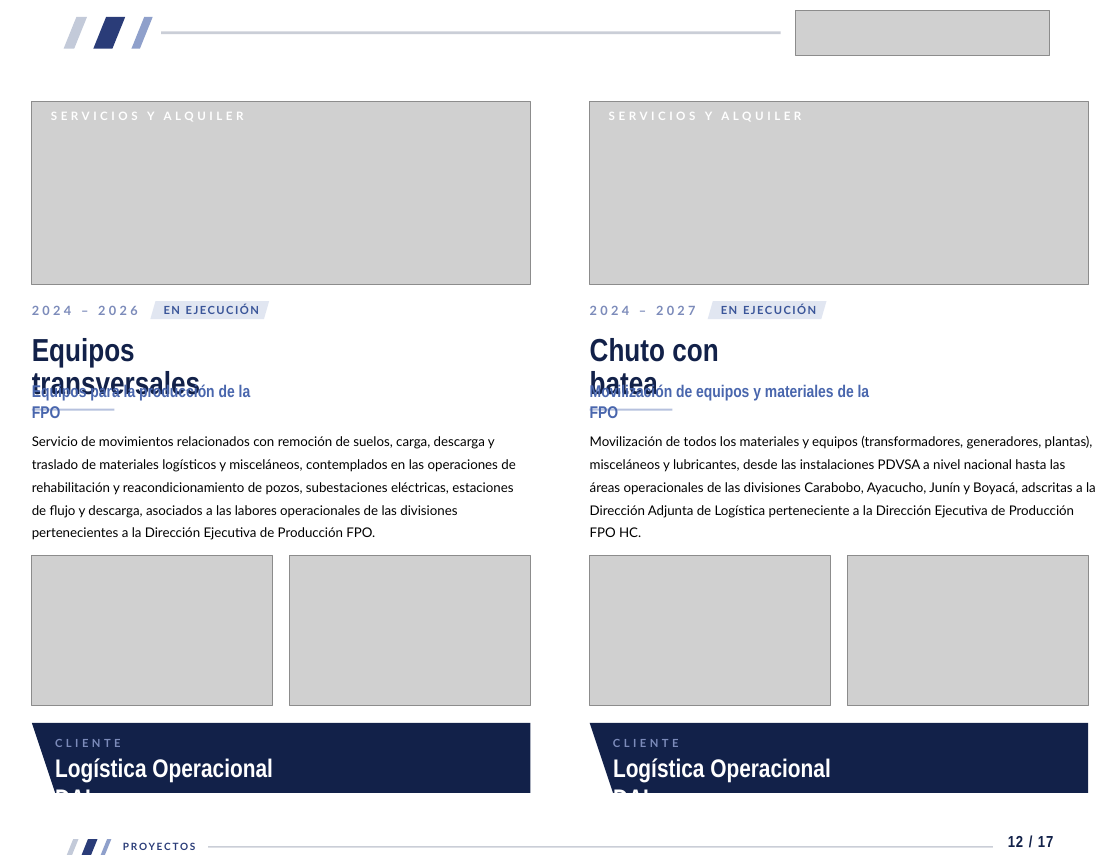
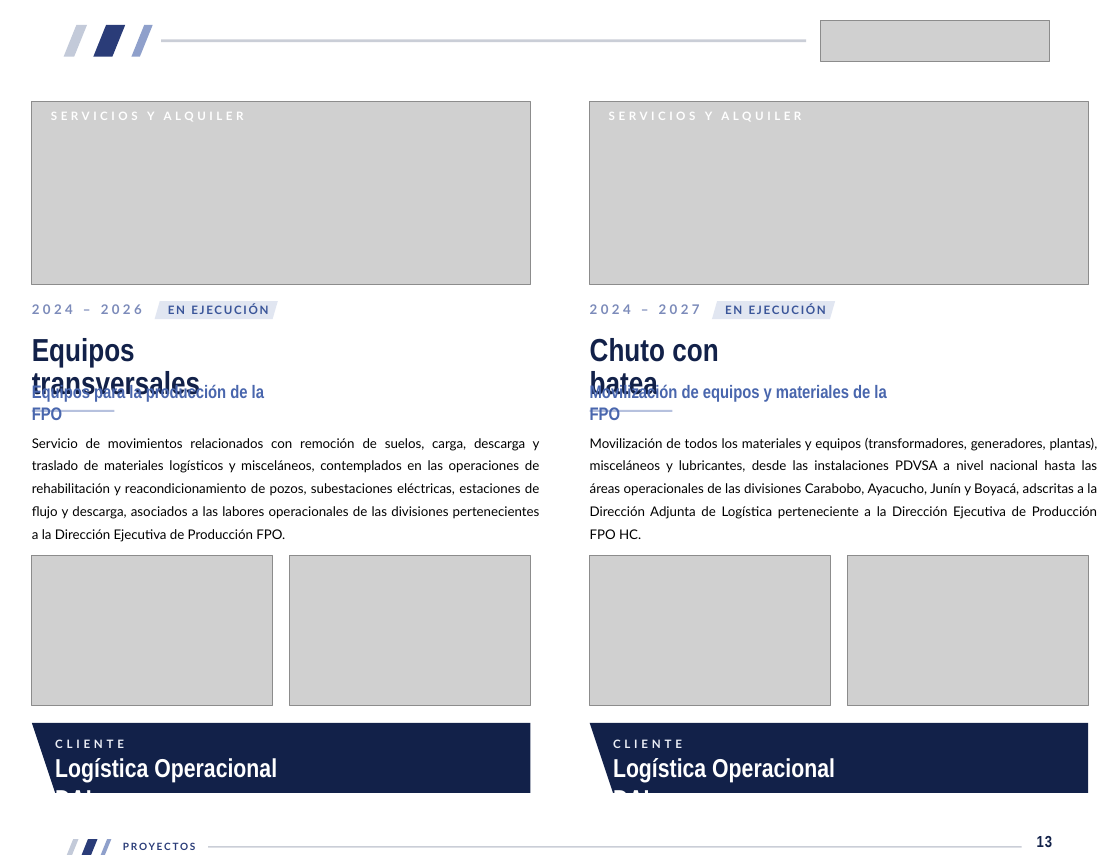
Before and after one commit to xavier-ramirez/brochure, a slide deck: slide 14 of Brochure_Vidalsa27_Carta.pptx (slide 13 before the commit). Drawn at 1120x865 pixels with LibreOffice and Linux fonts; fonts in the diff are those of the drawing; grey boxes stand for pictures; background and template pictures are left out. Boxes give left, top, right and bottom in pixels: in the first picture for what was removed or moved away, otherwise in the second. Text is boxed around its words. In the diff, an @@ line names an element or a change of style, - is before the commit and + after.

```diff
--- a/Brochure_Vidalsa27_Carta.pptx
+++ b/Brochure_Vidalsa27_Carta.pptx
@@ 3 freeform shapes: place and size @@
-3 freeform shapes at [63,17,153,49]
+3 freeform shapes at [63,24,153,56]
@@ picture: place and size @@
-picture at [795,10,1050,56]
+picture at [821,20,1050,61]
@@ rectangle: place and size @@
-rectangle at [161,32,780,35]
+rectangle at [161,40,805,43]
@@ text "2024 – 2026" at [32,304,142,314]: size 9 to 9.4 pt, letter spacing 2.3 to 2.4 pt; line spacing 10.8pt to 11.2pt @@
@@ freeform shape: place and size @@
-freeform shape at [151,301,270,320]
+freeform shape at [155,301,278,320]
@@ text "EN EJECUCIÓN" at [168,304,268,314]: size 7.9 to 8.2 pt, letter spacing 1.1 to 1.2 pt; line spacing 9.4pt to 9.9pt @@
@@ text "2024 – 2027" at [590,304,700,314]: size 9 to 9.4 pt, letter spacing 2.3 to 2.4 pt; line spacing 10.8pt to 11.2pt @@
@@ freeform shape: place and size @@
-freeform shape at [708,301,827,320]
+freeform shape at [712,301,835,320]
@@ text "EN EJECUCIÓN" at [725,304,826,314]: size 7.9 to 8.2 pt, letter spacing 1.1 to 1.2 pt; line spacing 9.4pt to 9.9pt @@
@@ text "Equipos para la producción de ..." at [32,384,264,420]: size 12 to 12.8 pt; line spacing 14.6pt to 15.6pt @@
@@ text "Movilización de equipos y materiales ..." at [590,384,886,420]: size 12 to 12.8 pt; line spacing 14.6pt to 15.6pt @@
@@ text "Servicio de movimientos relacionados con ..." at [32,438,540,542]: alignment left to justified @@
@@ text "Movilización de todos los materiales ..." at [590,438,1098,539]: alignment left to justified @@
@@ text "CLIENTE" at [55,739,124,748]: size 7.9 to 8.2 pt, text colour #7C8BBA to #EBEEF6, letter spacing 2.5 to 2.6 pt; line spacing 9.4pt to 9.9pt @@
@@ text "CLIENTE" at [613,739,682,748]: size 7.9 to 8.2 pt, text colour #7C8BBA to #EBEEF6, letter spacing 2.5 to 2.6 pt; line spacing 9.4pt to 9.9pt @@
@@ text "Logística Operacional DAL" at [55,758,277,793]: size 18 to 18.4 pt; line spacing 21.6pt to 22pt @@
@@ text "Logística Operacional DAL" at [613,758,835,793]: size 18 to 18.4 pt; line spacing 21.6pt to 22pt @@
@@ text at [1037,836,1052,847]: text changed @@
-12 / 17
+13
@@ rectangle: place and size @@
-rectangle at [208,847,993,849]
+rectangle at [208,847,1021,849]
```
Also in this commit, not shown: 18 other slides changed, 1 slide added, 10 other files.
